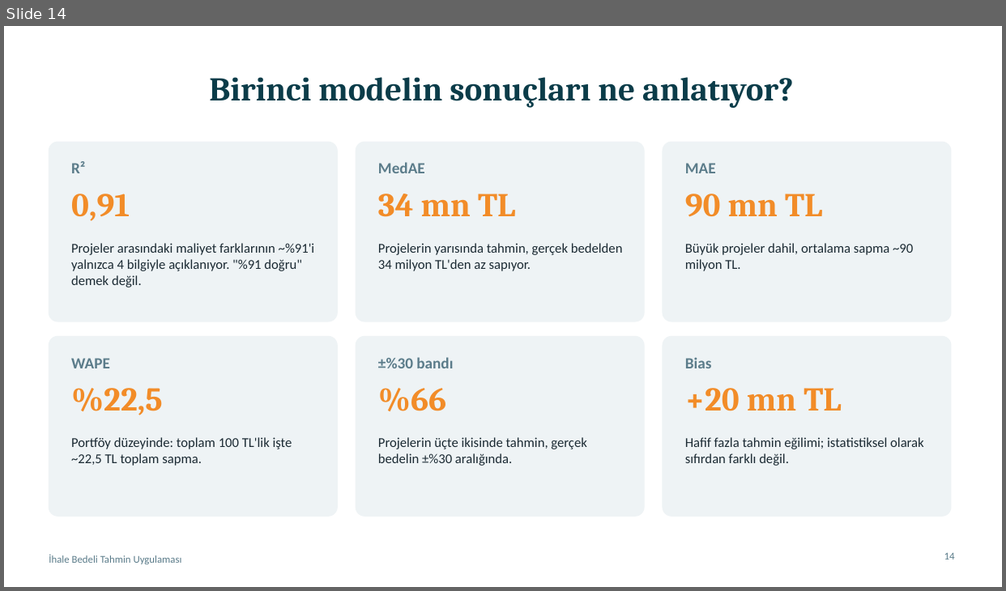
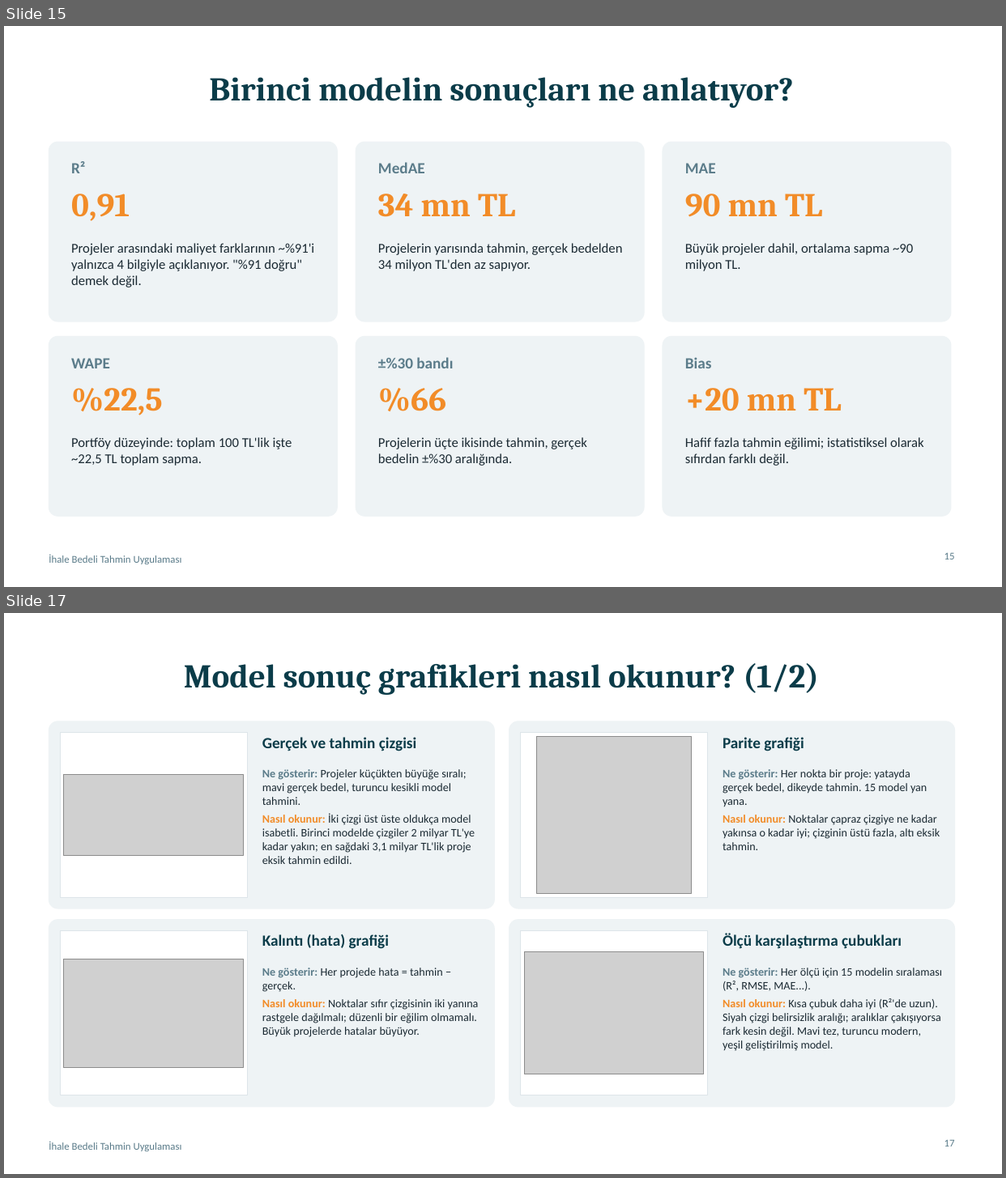
Before and after one commit to furkanatlan/ihale_tahmin, a slide deck: sunum/ihale_tahmin_sunumu.pptx. Shown one above the other, each under a label of ours: slide 14 before the commit, slides 15 and 17 after it; the slides between them are not shown. The pictures are 1006x591 and 1006x1178 pixels, drawn with LibreOffice and Linux fonts; fonts in the diff are those of the drawing; grey boxes stand for pictures. Boxes give left, top, right and bottom in pixels: in the first picture for what was removed or moved away, otherwise in the second. Text is boxed around its words. In the diff, an @@ line names an element or a change of style, - is before the commit and + after.

```diff
--- a/sunum/ihale_tahmin_sunumu.pptx
+++ b/sunum/ihale_tahmin_sunumu.pptx
@@ slide 17 added at [4, 613, 1002, 1174], background #FFFFFF; not listed: 1 template element that a slide beside it also shows @@
@@ title added at [184, 663, 819, 695], 32 pt, text #0B3C49, bold @@
+Model sonuç grafikleri nasıl okunur? (1/2)
@@ rounded rectangle added at [49, 722, 494, 909], fill #EEF3F5, outline #EEF3F5 1 pt @@
@@ rectangle added at [60, 733, 247, 897], fill #FFFFFF, outline #DDE5E9 0.75 pt @@
@@ rounded rectangle added at [509, 722, 955, 909], fill #EEF3F5, outline #EEF3F5 1 pt @@
@@ rectangle added at [521, 733, 708, 897], fill #FFFFFF, outline #DDE5E9 0.75 pt @@
@@ text added at [262, 737, 417, 752], 15 pt, text #0B3C49, bold @@
+Gerçek ve tahmin çizgisi
@@ picture added at [537, 736, 691, 894] @@
@@ text added at [722, 737, 803, 752], 15 pt, text #0B3C49, bold @@
+Parite grafiği
@@ picture added at [64, 775, 244, 855] @@
@@ text added at [262, 769, 475, 864], 11 pt, text #1B2A33 @@
+Ne gösterir: Projeler küçükten büyüğe sıralı; mavi gerçek bedel, turuncu kesikli model tahmini.
+Nasıl okunur: İki çizgi üst üste oldukça model isabetli. Birinci modelde çizgiler 2 milyar TL'ye kadar yakın; en sağdaki 3,1 milyar TL'lik proje eksik tahmin edildi.
@@ text added at [722, 769, 940, 850], 11 pt, text #1B2A33 @@
+Ne gösterir: Her nokta bir proje: yatayda gerçek bedel, dikeyde tahmin. 15 model yan yana.
+Nasıl okunur: Noktalar çapraz çizgiye ne kadar yakınsa o kadar iyi; çizginin üstü fazla, altı eksik tahmin.
@@ rounded rectangle added at [49, 920, 494, 1107], fill #EEF3F5, outline #EEF3F5 1 pt @@
@@ rounded rectangle added at [509, 920, 955, 1107], fill #EEF3F5, outline #EEF3F5 1 pt @@
@@ rectangle added at [60, 931, 247, 1096], fill #FFFFFF, outline #DDE5E9 0.75 pt @@
@@ text added at [262, 935, 389, 949], 15 pt, text #0B3C49, bold @@
+Kalıntı (hata) grafiği
@@ rectangle added at [521, 931, 708, 1096], fill #FFFFFF, outline #DDE5E9 0.75 pt @@
@@ picture added at [524, 952, 704, 1075] @@
@@ text added at [722, 934, 901, 949], 15 pt, text #0B3C49, bold @@
+Ölçü karşılaştırma çubukları
@@ picture added at [64, 960, 244, 1068] @@
@@ text added at [262, 968, 479, 1037], 11 pt, text #1B2A33 @@
+Ne gösterir: Her projede hata = tahmin − gerçek.
+Nasıl okunur: Noktalar sıfır çizgisinin iki yanına rastgele dağılmalı; düzenli bir eğilim olmamalı. Büyük projelerde hatalar büyüyor.
@@ text added at [722, 968, 942, 1051], 11 pt, text #1B2A33 @@
+Ne gösterir: Her ölçü için 15 modelin sıralaması (R², RMSE, MAE...).
+Nasıl okunur: Kısa çubuk daha iyi (R²'de uzun). Siyah çizgi belirsizlik aralığı; aralıklar çakışıyorsa fark kesin değil. Mavi tez, turuncu modern, yeşil geliştirilmiş model.
@@ page number added at [944, 1140, 955, 1147], 10 pt, text #5B7C8A @@
+17
@@ what was slide 14 is now slide 15 @@
@@ page number at [944, 553, 955, 560]: text changed @@
-14
+15
```
Also in this commit, not shown: 2 slides changed, 2 other slides added.
